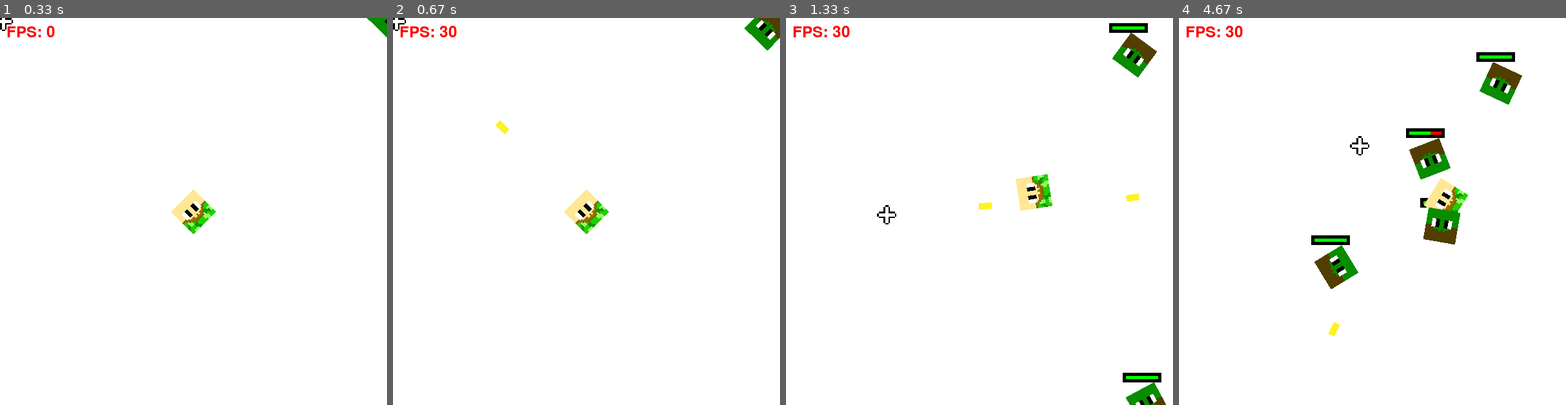
Above: before the commit, frames 1-4 (left to right).
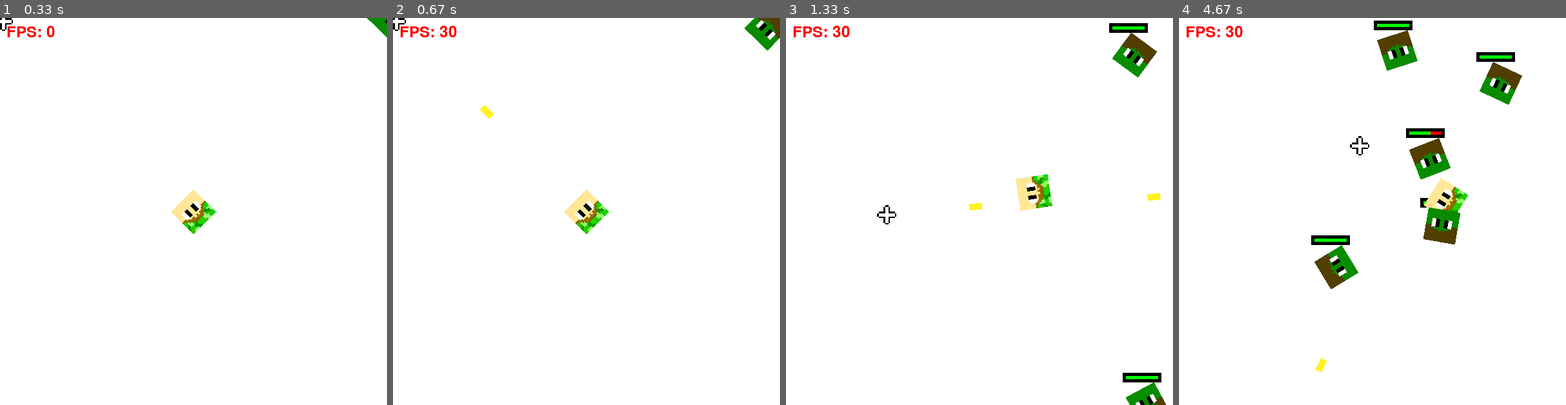
Above: after the commit, the same moments.

Repository: JustAnotherCoder101/Pygame-Shooter
Game: pygame game, started from main.py
Two runs of this game, one before a commit and one after it. Both use one fixed random seed, a clock stepped at 60 frames per second and the inputs below.
Inputs (mouse positions are in pixels of both pictures, inside the frame that each line leads up to):
- Up to frame 1 (0.33 s): no input
- Up to frame 2 (0.67 s): tap Space at 0.33 s
- Up to frame 3 (1.33 s): hold Right 0.67-1.13 s; hold D 0.67-1.13 s; move the mouse to (1103, 199) at 0.7 s; tap Space at 0.73, 1.03, 1.23 s; hold Up from 1.17 s (still down); hold W from 1.17 s (still down); move the mouse to (886, 215) at 1.2 s
- Up to frame 4 (4.67 s): release Up at 1.47 s; release W at 1.47 s; hold Right 1.5-1.97 s; hold D 1.5-1.97 s; move the mouse to (1252, 153) at 1.53 s; tap Space at 1.57, 1.87, 2.07, 2.37, 2.63, 2.97, 3.27, 3.4, 3.8, 4.1, 4.47 s; hold Left 2-2.53 s; hold A 2-2.53 s; move the mouse to (1430, 76) at 2.03 s; hold Down 2.57-2.87 s; hold S 2.57-2.87 s; move the mouse to (1418, 246) at 2.6 s; hold Left 2.9-3.3 s; hold A 2.9-3.3 s; move the mouse to (1380, 79) at 2.93 s; hold Up 3.33-3.7 s; hold W 3.33-3.7 s; move the mouse to (1233, 199) at 3.37 s; hold Right 3.73-4.37 s; hold D 3.73-4.37 s; move the mouse to (1376, 250) at 3.77 s; hold Down from 4.4 s (still down); hold S from 4.4 s (still down); move the mouse to (1360, 145) at 4.43 s

Frame 1 is identical in both runs. In frame 2, 0.1% of the frame differs, in the area x 22-30%, y 22-30%; in frame 3, 0.2%; in frame 4, 1.0%, in the area x 35-62%, y 0-92%.

Commit message:
Balancing

Diff:
--- a/main.py
+++ b/main.py
@@ -50,8 +50,8 @@
 
     self.rect = self.image.get_rect()
     distance = math.sqrt((target_x - x)**2 + (target_y - y)**2)
-    self.x_speed = (target_x - x) / distance * 15
-    self.y_speed = (target_y - y) / distance * 15
+    self.x_speed = (target_x - x) / distance * 18
+    self.y_speed = (target_y - y) / distance * 18
     self.rect.center = (x + self.x_speed * 2, y + self.y_speed * 2)
     self.angle = math.atan2(target_y - self.rect.centery,
                             target_x - self.rect.centerx)
@@ -70,8 +70,8 @@
 class Zombie(pygame.sprite.Sprite):
   def __init__(self, player_rect):
       super().__init__()
-      self.num = random.randint(1,3)
-      if self.num == 3:
+      self.num = random.randint(1,4)
+      if self.num == 4:
         self.type = "Big Zombie"
       else:
         self.type = "Zombie"
@@ -190,12 +190,12 @@
     new_projectile = Projectile(PLAYER.rect.centerx, PLAYER.rect.centery,
                                 *pygame.mouse.get_pos(),DAMAGE)
     Bullets.add(new_projectile)
-    cooldown = 6
+    cooldown = 4
 
   cooldown -= 1
 
   if ZombieSpawnTimer < 1:
-    if len(Zombies) < 4:  # Spawn up to 5 zombies
+    if len(Zombies) < 6:  # Spawn up to 5 zombies
       new_zombie = Zombie(PLAYER.rect)
       Zombies.add(new_zombie)
       ZombieSpawnTimer = random.randint(20, 50)
